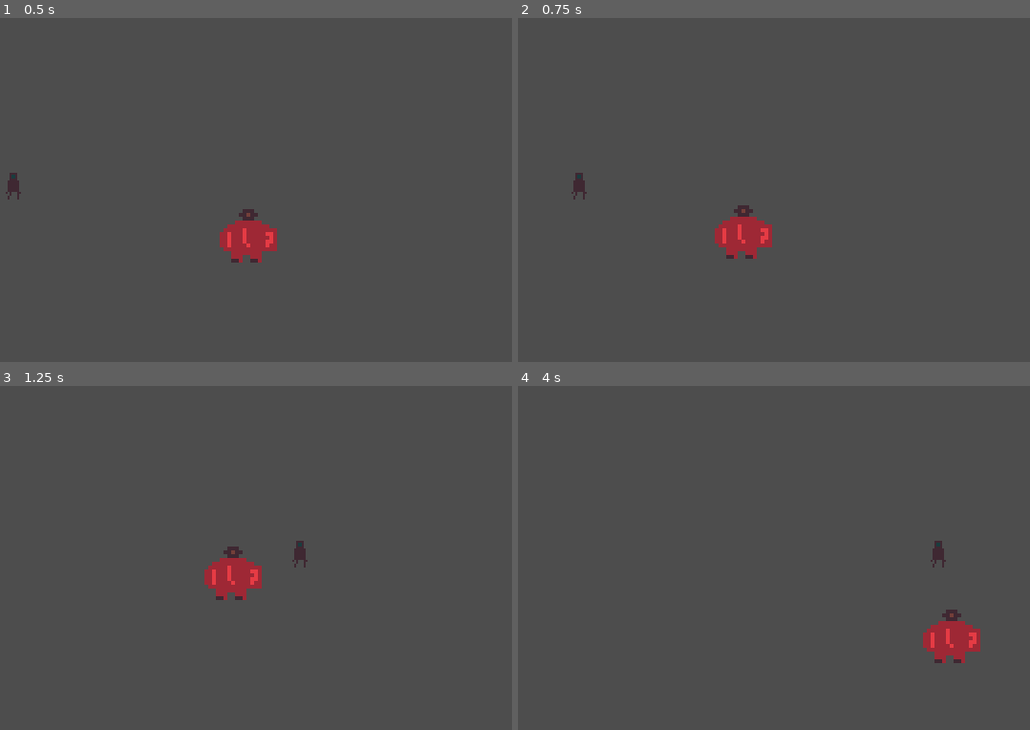
Above: before the commit, frames 1-4 (two rows, left to right).
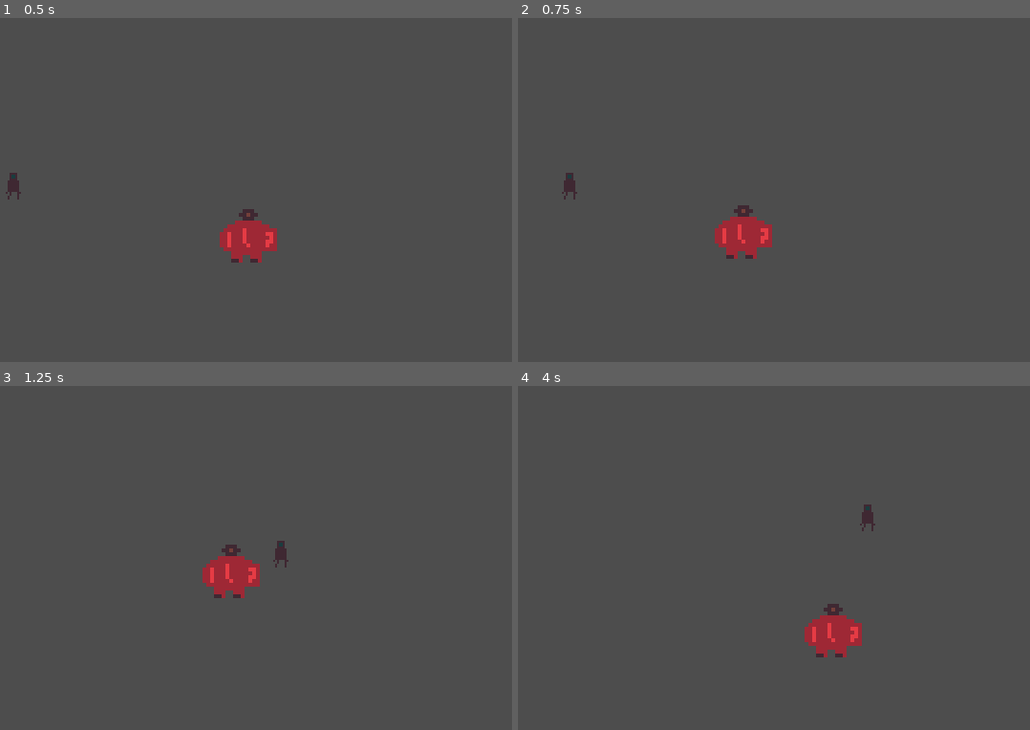
Above: after the commit, the same moments.

Repository: sthoni/godot-wild-jam-86
Game: Godot game, scene res://world/arena.tscn
Same seed, same stepped clock (60 frames per second), same inputs: the game is played once before the commit and once after it. The project has no main scene, so this scene is started directly.
Inputs (mouse positions are in pixels of both pictures, inside the frame that each line leads up to):
- Up to frame 1 (0.5 s): no input
- Up to frame 2 (0.75 s): tap Enter (attack) at 0.5, 0.6 s; move the mouse to (861, 172) at 0.52 s; hold D (move_right) from 0.53 s (still down)
- Up to frame 3 (1.25 s): keep holding D (move_right); tap Space (dash) at 0.8 s
- Up to frame 4 (4 s): move the mouse to (599, 575) at 1.27 s; release D (move_right) at 1.28 s; hold S (move_down) 1.28-2.03 s; tap Space (dash) at 1.35, 2.3, 2.85, 3.8 s; tap Enter (attack) at 1.55, 2.1, 3.05, 3.6 s; move the mouse to (784, 482) at 2.02 s; hold D (move_right) 2.03-2.78 s; move the mouse to (692, 626) at 2.77 s; hold W (move_up) 2.78-3.53 s; move the mouse to (907, 609) at 3.52 s; hold A (move_left) from 3.53 s (still down)

Frame 1 is identical in both runs. In frame 2, 0.2% of the frame differs, in the area x 8-14%, y 45-53%; in frame 3, 0.7%; in frame 4, 2.5%, in the area x 55-91%, y 34-81%.

Commit message:
Implement mob avoidance and player weapon aiming
- Add raycast-based obstacle avoidance to mobs with tunable strength
- Convert mob hitbox to Area2D and add enemy_hitbox group/layer
- Attach Weapon scene to Player; add mouse-aim and attack input
- Tweak player speed to 120 and dash multiplier to 15 in scene
- Define hitbox physics layers and add arena static obstacles

Diff:
--- a/enemy/mob.gd
+++ b/enemy/mob.gd
@@ -2,6 +2,9 @@
 
 @export var speed := 50.0
 @export var health := 50
+@export var avoidance_strength := 2000.0
+
+@onready var _raycasts: Node2D = %Raycasts
 
 func _physics_process(delta: float) -> void:
 	var player = get_tree().get_first_node_in_group("players")
@@ -9,6 +12,32 @@
 		var direction = player.position - position
 		direction = direction.normalized()
 		velocity = direction * speed
+		_raycasts.rotation = direction.angle() - PI / 2
+		velocity += calculate_avoidance_force()
 	else:
 		velocity = Vector2.ZERO
 	move_and_slide()
+
+func take_damage(damage: int):
+	health -= damage
+	print("Mob took damage")
+	if health <= 0:
+		queue_free()
+
+## Returns a vector that represents the direction to avoid obstacles
+func calculate_avoidance_force() -> Vector2:
+	var avoidance_force := Vector2.ZERO
+
+	for raycast: RayCast2D in _raycasts.get_children():
+		if raycast.is_colliding():
+			var collision_position := raycast.get_collision_point()
+			var direction_away_from_obstacle := collision_position.direction_to(raycast.global_position)
+
+			# The more the raycast is into the obstacle, the more we want to push away from the obstacle.
+			var ray_length := raycast.target_position.length()
+			var intensity := 1.0 - collision_position.distance_to(raycast.global_position) / ray_length
+
+			var force := direction_away_from_obstacle * avoidance_strength * intensity
+			avoidance_force += force
+
+	return avoidance_force
--- a/enemy/mob.tscn
+++ b/enemy/mob.tscn
@@ -25,6 +25,7 @@
 collision_mask = 4
 motion_mode = 1
 script = ExtResource("1_rwdny")
+avoidance_strength = 100.0
 metadata/_edit_horizontal_guides_ = [-22.0]
 
 [node name="AnimatedSprite2D" type="AnimatedSprite2D" parent="."]
@@ -35,6 +36,24 @@
 position = Vector2(0, 14)
 shape = SubResource("CircleShape2D_kgc2d")
 
-[node name="HitBox" type="CollisionShape2D" parent="."]
+[node name="Hitbox" type="Area2D" parent="." groups=["enemy_hitbox"]]
+collision_layer = 32
+collision_mask = 0
+
+[node name="HitboxShape" type="CollisionShape2D" parent="Hitbox"]
 position = Vector2(0, 3)
 shape = SubResource("CapsuleShape2D_kgc2d")
+
+[node name="Raycasts" type="Node2D" parent="."]
+unique_name_in_owner = true
+position = Vector2(0, 14)
+
+[node name="RayCast2D" type="RayCast2D" parent="Raycasts"]
+rotation = 0.7853982
+target_position = Vector2(0, 16)
+collision_mask = 4
+
+[node name="RayCast2D2" type="RayCast2D" parent="Raycasts"]
+rotation = -0.7853982
+target_position = Vector2(0, 16)
+collision_mask = 4
--- a/player/Player.tscn
+++ b/player/Player.tscn
@@ -1,7 +1,8 @@
-[gd_scene load_steps=5 format=3 uid="uid://dchw5dkkbkaiu"]
+[gd_scene load_steps=6 format=3 uid="uid://dchw5dkkbkaiu"]
 
 [ext_resource type="Script" uid="uid://bv4oh444k3rxn" path="res://player/player.gd" id="1_3c3w1"]
 [ext_resource type="Texture2D" uid="uid://cv37wyecsjqu8" path="res://assets/sprites/player.png" id="1_ulp21"]
+[ext_resource type="PackedScene" uid="uid://7wpq5yfc1i4j" path="res://weapon/weapon.tscn" id="3_wnvi2"]
 
 [sub_resource type="CircleShape2D" id="CircleShape2D_wnvi2"]
 radius = 3.1622777
@@ -21,6 +22,7 @@
 collision_mask = 4
 motion_mode = 1
 script = ExtResource("1_3c3w1")
+dash_multiplier = 15.0
 
 [node name="CollisionShape2D" type="CollisionShape2D" parent="."]
 position = Vector2(-1, 7)
@@ -28,3 +30,5 @@
 
 [node name="AnimatedSprite2D" type="AnimatedSprite2D" parent="."]
 sprite_frames = SubResource("SpriteFrames_3c3w1")
+
+[node name="Weapon" parent="." instance=ExtResource("3_wnvi2")]
--- a/player/player.gd
+++ b/player/player.gd
@@ -1,6 +1,6 @@
 class_name Player extends CharacterBody2D
 
-@export var speed := 150.0
+@export var speed := 120.0
 @export var ground_friction_factor := 20.0
 @export var dash_cooldown := 1.0
 @export var dash_multiplier := 10.0
@@ -8,6 +8,9 @@
 # Zweiter Dash einbauen. Einfach Code kopieren und Dash für Dash abarbeiten.
 
 @onready var dash_cooldown_timer := Timer.new()
+@onready var weapon_aim_direction := Vector2.ZERO
+
+@onready var weapon : Node2D = $Weapon
 
 func _ready() -> void:
 	dash_cooldown_timer.one_shot = true
@@ -17,6 +20,7 @@
 	add_child(dash_cooldown_timer)
 
 func _physics_process(delta: float) -> void:
+	attack()
 	var move_direction := Input.get_vector("move_left", "move_right", "move_up", "move_down")
 	if Input.is_action_just_pressed("dash") and dash_cooldown_timer.is_stopped():
 		dash_cooldown_timer.start()
@@ -29,3 +33,9 @@
 
 func _on_dash_cooldown_timeout() -> void:
 	print("Dash cooldown finished")
+
+func attack() -> void:
+	weapon_aim_direction = (get_global_mouse_position() - global_position).normalized()
+	weapon.rotation = lerp_angle(weapon.rotation, weapon_aim_direction.angle(), 0.2)
+	if Input.is_action_just_pressed("attack"):
+		weapon.attack()
--- a/project.godot
+++ b/project.godot
@@ -24,6 +24,7 @@
 [global_group]
 
 players=""
+enemy_hitbox=""
 
 [input]
 
@@ -55,6 +56,7 @@
 attack={
 "deadzone": 0.2,
 "events": [Object(InputEventKey,"resource_local_to_scene":false,"resource_name":"","device":-1,"window_id":0,"alt_press …(195 unchanged characters)…
+, Object(InputEventMouseButton,"resource_local_to_scene":false,"resource_name":"","device":-1,"window_id":0,"alt_pressed":false,"shift_pressed":false,"ctrl_pressed":false,"meta_pressed":false,"button_mask":0,"position":Vector2(0, 0),"global_position":Vector2(0, 0),"factor":1.0,"button_index":1,"canceled":false,"pressed":false,"double_click":false,"script":null)
 ]
 }
 
@@ -64,6 +66,8 @@
 2d_physics/layer_2="Enemy"
 2d_physics/layer_3="World"
 2d_physics/layer_4="Item"
+2d_physics/layer_5="Player_Hitbox"
+2d_physics/layer_6="Enemy_Hitbox"
 
 [rendering]
 
--- /dev/null
+++ b/weapon/weapon.gd
@@ -0,0 +1,25 @@
+class_name Weapon extends Node2D
+
+@export var damage = 10
+@export var cooldown = 1.0
+
+@onready var hit_area: Area2D = $Area2D
+@onready var cooldown_timer: Timer = Timer.new()
+
+func _ready() -> void:
+	cooldown_timer.wait_time = cooldown
+	cooldown_timer.autostart = false
+	cooldown_timer.one_shot = true
+	add_child(cooldown_timer)
+
+func attack() -> void:
+	if not cooldown_timer.is_stopped():
+		return
+	cooldown_timer.start()
+	if hit_area.has_overlapping_areas():
+		var areas := hit_area.get_overlapping_areas()
+		for area in areas:
+			if area.is_in_group("enemy_hitbox"):
+				print("Hit enemy!")
+				if area.get_parent() is Mob:
+					area.get_parent().take_damage(damage)
--- /dev/null
+++ b/weapon/weapon.tscn
@@ -0,0 +1,13 @@
+[gd_scene load_steps=2 format=3 uid="uid://7wpq5yfc1i4j"]
+
+[ext_resource type="Script" uid="uid://bp6u7bl6boat6" path="res://weapon/weapon.gd" id="1_4ht74"]
+
+[node name="Weapon" type="Node2D"]
+script = ExtResource("1_4ht74")
+
+[node name="Area2D" type="Area2D" parent="."]
+collision_layer = 0
+collision_mask = 32
+
+[node name="CollisionPolygon2D" type="CollisionPolygon2D" parent="Area2D"]
+polygon = PackedVector2Array(0, 0, 16, 16, 22, 0, 16, -16)
--- a/world/arena.tscn
+++ b/world/arena.tscn
@@ -1,7 +1,12 @@
-[gd_scene load_steps=3 format=3 uid="uid://epe3e6d2h8k4"]
+[gd_scene load_steps=5 format=3 uid="uid://epe3e6d2h8k4"]
 
 [ext_resource type="PackedScene" uid="uid://dchw5dkkbkaiu" path="res://player/Player.tscn" id="1_5fvor"]
 [ext_resource type="PackedScene" uid="uid://mk61jdnlqqck" path="res://enemy/mob.tscn" id="2_24q8b"]
+
+[sub_resource type="RectangleShape2D" id="RectangleShape2D_24q8b"]
+
+[sub_resource type="RectangleShape2D" id="RectangleShape2D_bgabe"]
+size = Vector2(326.5, 20)
 
 [node name="Arena" type="Node2D"]
 
@@ -13,3 +18,77 @@
 
 [node name="Player" parent="." instance=ExtResource("1_5fvor")]
 position = Vector2(60, 87)
+
+[node name="StaticBody2D" type="StaticBody2D" parent="."]
+position = Vector2(54, 30)
+collision_layer = 4
+collision_mask = 0
+
+[node name="CollisionShape2D" type="CollisionShape2D" parent="StaticBody2D"]
+shape = SubResource("RectangleShape2D_24q8b")
+
+[node name="StaticBody2D2" type="StaticBody2D" parent="."]
+position = Vector2(222, 72)
+collision_layer = 4
+collision_mask = 0
+
+[node name="CollisionShape2D" type="CollisionShape2D" parent="StaticBody2D2"]
+shape = SubResource("RectangleShape2D_24q8b")
+
+[node name="StaticBody2D3" type="StaticBody2D" parent="."]
+position = Vector2(96, 136)
+collision_layer = 4
+collision_mask = 0
+
+[node name="CollisionShape2D" type="CollisionShape2D" parent="StaticBody2D3"]
+shape = SubResource("RectangleShape2D_24q8b")
+
+[node name="StaticBody2D4" type="StaticBody2D" parent="."]
+position = Vector2(171, 37)
+collision_layer = 4
+collision_mask = 0
+
+[node name="CollisionShape2D" type="CollisionShape2D" parent="StaticBody2D4"]
+shape = SubResource("RectangleShape2D_24q8b")
+
+[node name="StaticBody2D5" type="StaticBody2D" parent="."]
+position = Vector2(235, 153)
+collision_layer = 4
+collision_mask = 0
+
+[node name="CollisionShape2D" type="CollisionShape2D" parent="StaticBody2D5"]
+shape = SubResource("RectangleShape2D_24q8b")
+
+[node name="StaticBody2D6" type="StaticBody2D" parent="."]
+position = Vector2(276, 94)
+collision_layer = 4
+collision_mask = 0
+
+[node name="CollisionShape2D" type="CollisionShape2D" parent="StaticBody2D6"]
+shape = SubResource("RectangleShape2D_24q8b")
+
+[node name="StaticBody2D7" type="StaticBody2D" parent="."]
+collision_layer = 4
+collision_mask = 0
+
+[node name="CollisionShape2D" type="CollisionShape2D" parent="StaticBody2D7"]
+position = Vector2(157.5, 0)
+shape = SubResource("RectangleShape2D_bgabe")
+
+[node name="StaticBody2D8" type="StaticBody2D" parent="."]
+collision_layer = 4
+collision_mask = 0
+
+[node name="CollisionShape2D" type="CollisionShape2D" parent="StaticBody2D8"]
+position = Vector2(159, 180)
+shape = SubResource("RectangleShape2D_bgabe")
+
+[node name="CollisionShape2D2" type="CollisionShape2D" parent="StaticBody2D8"]
+position = Vector2(-5, 80)
+rotation = 1.5707964
+shape = SubResource("RectangleShape2D_bgabe")
+
+[node name="CollisionShape2D3" type="CollisionShape2D" parent="StaticBody2D8"]
+position = Vector2(322, 81)
+rotation = 1.5707964
+shape = SubResource("RectangleShape2D_bgabe")
Not shown, added: weapon/weapon.gd.uid
